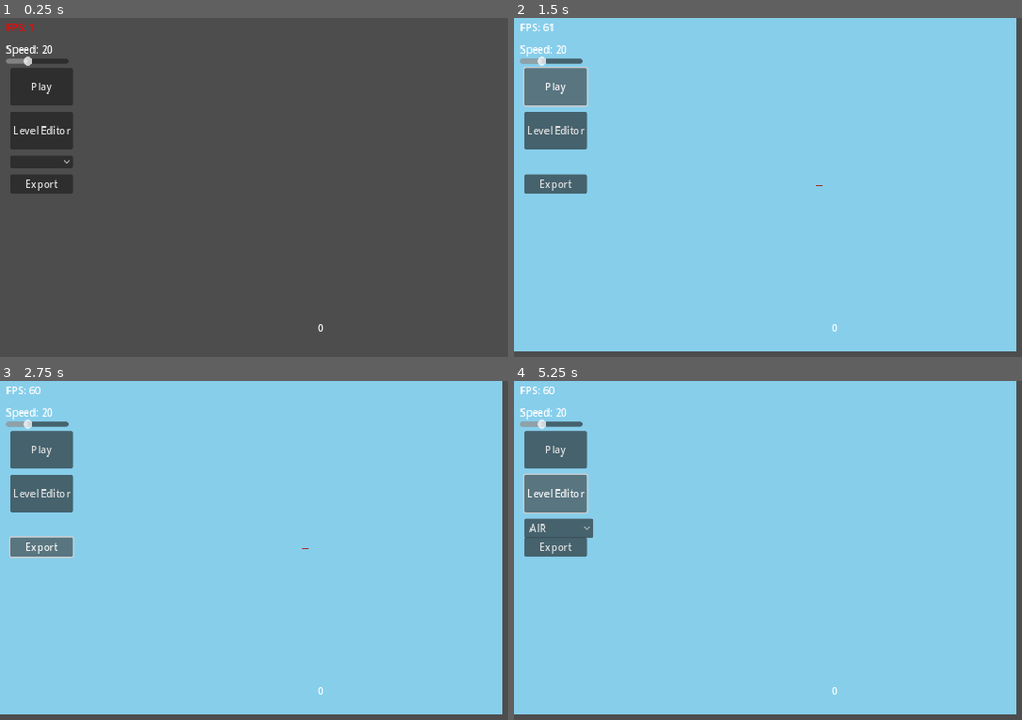
Above: before the commit, frames 1-4 (two rows, left to right).
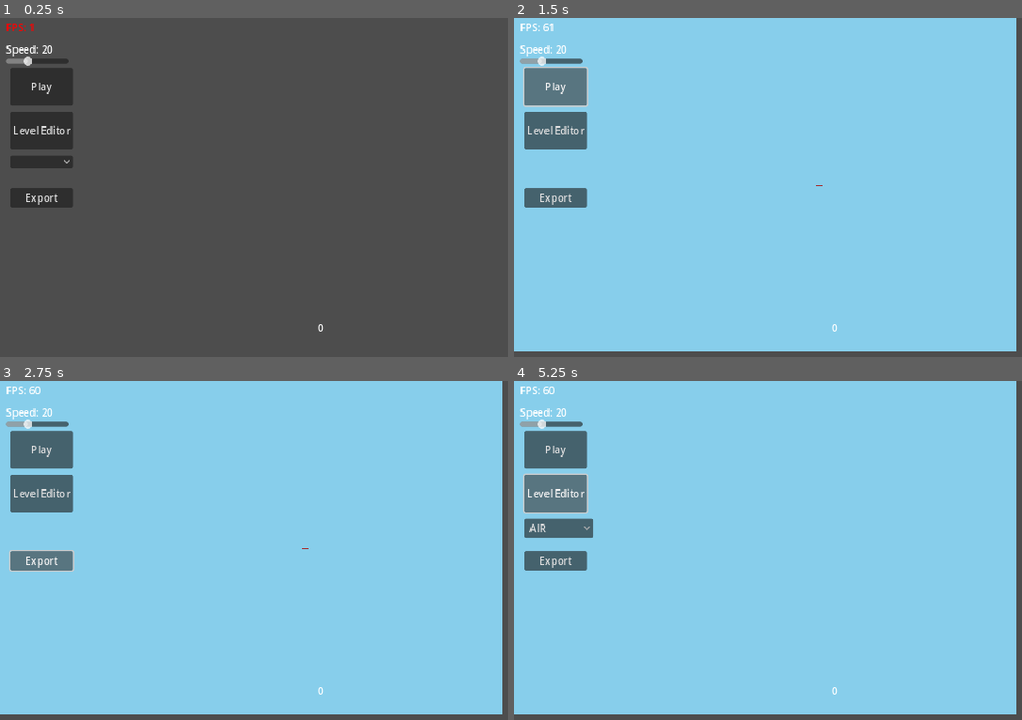
Above: after the commit, the same moments.

Repository: evhpwd/Feed-the-Dragons
Game: Godot game, scene res://Main.tscn
Same seed, same stepped clock (60 frames per second), same inputs: the game is played once before the commit and once after it.
Inputs:
- Up to frame 1 (0.25 s): no input
- Up to frame 2 (1.5 s): click "Play" at 0.5 s; click "Play" at 1.25 s
- Up to frame 3 (2.75 s): click "Export" at 2 s
- Up to frame 4 (5.25 s): click "Export" at 2.75 s; click "Play" at 3.5 s; click "Export" at 4.25 s; click "Level Editor" at 5 s

The runs differ from the first frame. In frame 1, 0.9% of the frame differs, in the area x 2-15%, y 46-56%; in frame 2, 1.0%; in frame 3, 1.1%, in the area x 1-15%, y 45-57%; in frame 4, 1.0%.

Commit message:
Level exporting

Diff:
--- a/HUD.tscn
+++ b/HUD.tscn
@@ -68,10 +68,18 @@
 
 [node name="ExportButton" type="Button" parent="."]
 offset_left = 15.0
-offset_top = 250.0
+offset_top = 272.0
 offset_right = 115.0
-offset_bottom = 281.0
+offset_bottom = 303.0
 text = "Export"
+
+[node name="FileDialog" type="FileDialog" parent="."]
+title = "Save Level"
+size = Vector2i(454, 159)
+ok_button_text = "Save"
+access = 2
+filters = PackedStringArray("*.json; JSON Files")
+use_native_dialog = true
 
 [connection signal="pressed" from="PlayButton" to="." method="_on_play_button_pressed"]
 [connection signal="pressed" from="EditorButton" to="." method="_on_editor_button_pressed"]
--- a/Main.gd
+++ b/Main.gd
@@ -56,5 +56,11 @@
 	return JSON.stringify(level)
 
 func _on_hud_export_clicked():
-	var file := FileAccess.open("user://level.json", FileAccess.WRITE)
-	file.store_line(grid_to_json(sim.grid))
+	var level := grid_to_json(sim.grid)
+	var dialog := $HUD/FileDialog
+	dialog.file_selected.connect(
+		func(path: String):
+			var file := FileAccess.open(path, FileAccess.WRITE)
+			file.store_line(level)
+	)
+	dialog.popup_centered()
